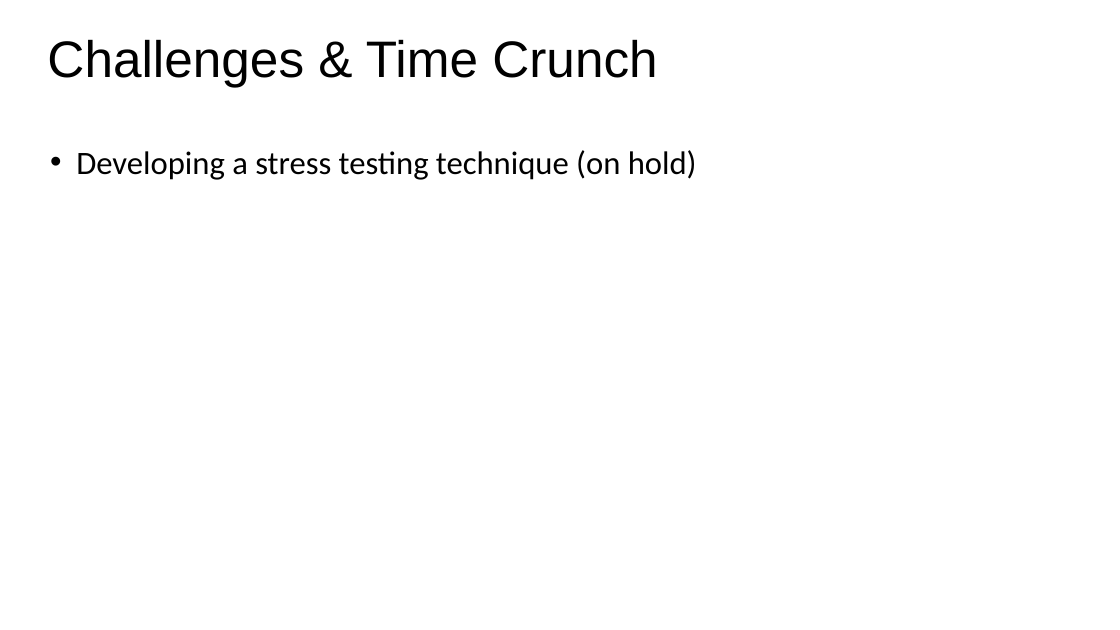
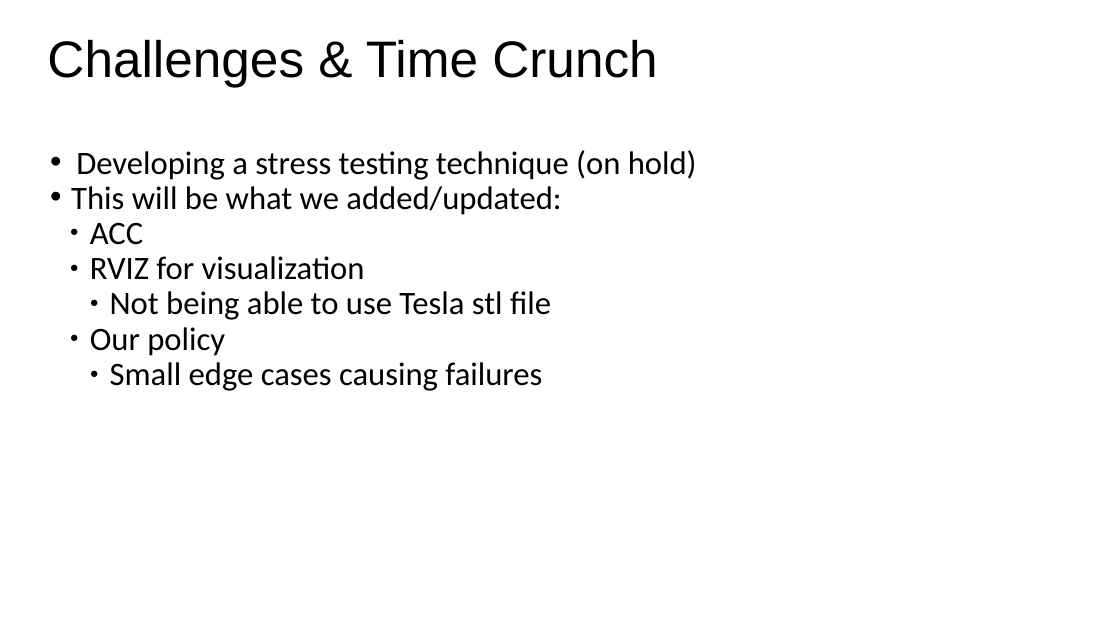
Before and after one commit to adfayed/aim_ros, a slide deck: slide 4 of Final Project Presentation.odp (slide 5 before the commit). Drawn at 1120x630 pixels with LibreOffice and Linux fonts; fonts in the diff are those of the drawing. Boxes give left, top, right and bottom in pixels: in the first picture for what was removed or moved away, otherwise in the second. Text is boxed around its words. In the diff, an @@ line names an element or a change of style, - is before the commit and + after.

```diff
--- a/Final Project Presentation.odp
+++ b/Final Project Presentation.odp
@@ text at <box>71,186,561,391</box>: paragraphs added @@
+• This will be what we added/updated:
+  ● ACC
+  ● RVIZ for visualization
+    ● Not being able to use Tesla stl file
+  ● Our policy
+    ● Small edge cases causing failures
```
Also in this commit, not shown: 3 other slides changed, 1 other file.
